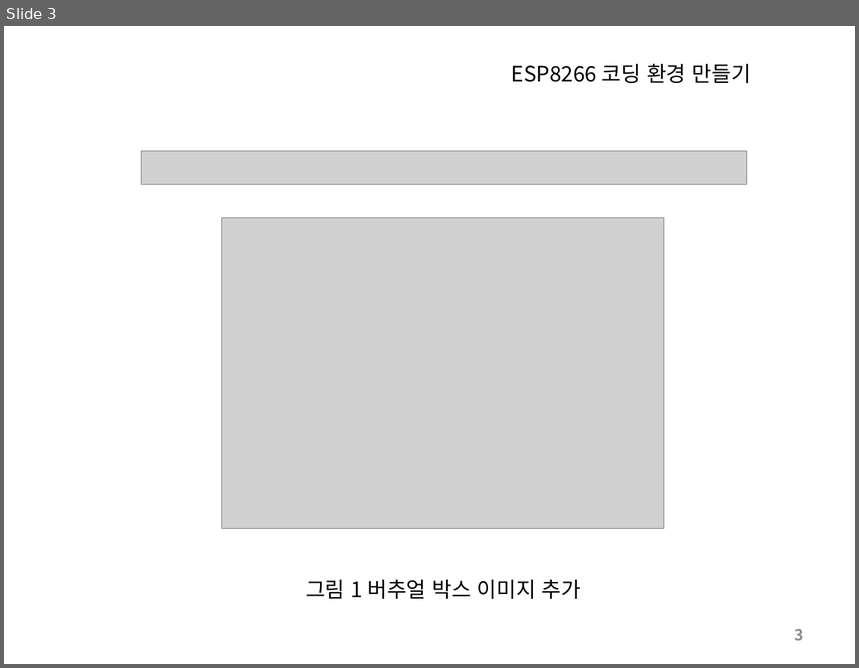
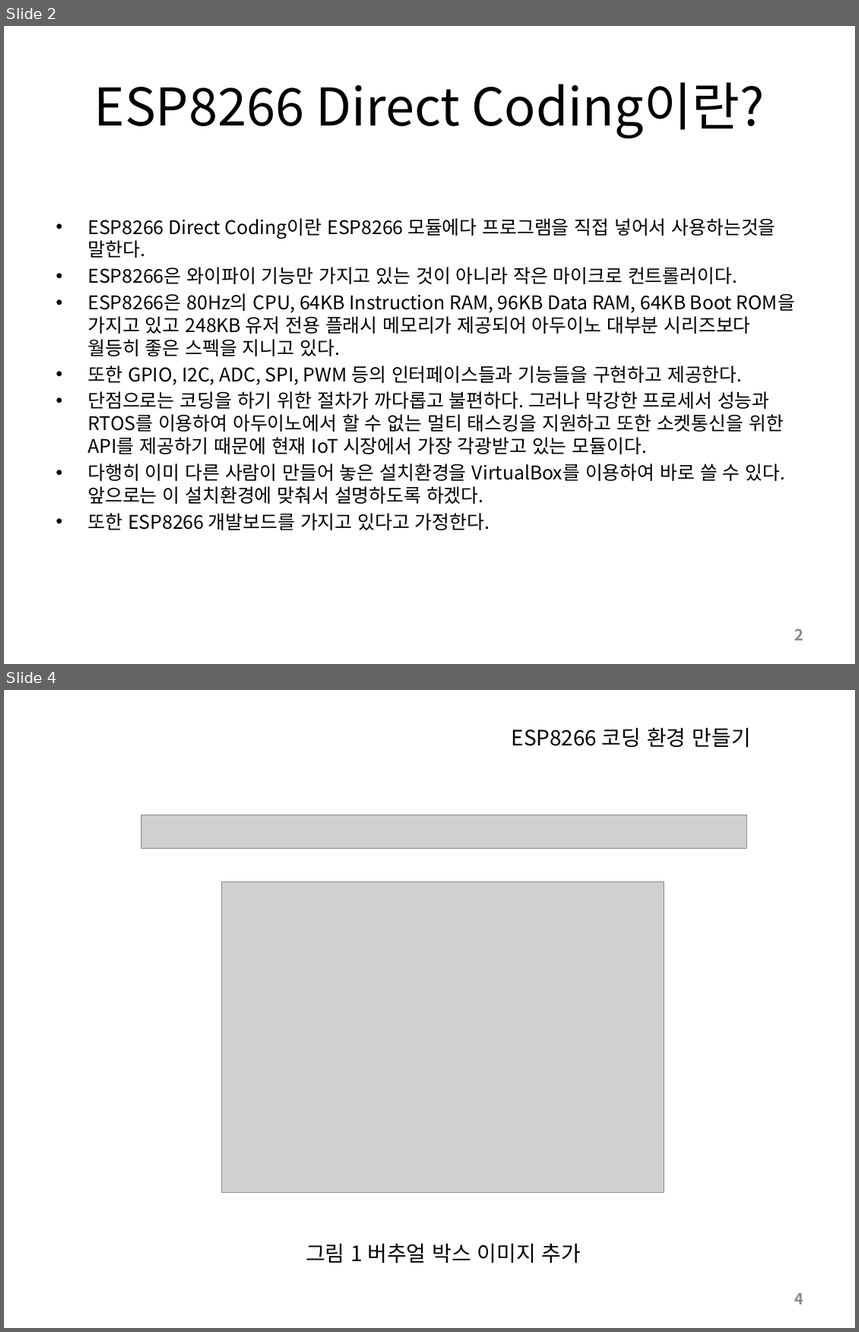
Before and after one commit to SleeperKKY/ESP8266, a slide deck: ESP8266 Direct Coding.pptx. Shown one above the other, each under a label of ours: slide 3 before the commit, slides 2 and 4 after it; the slides between them are not shown. The pictures are 859x668 and 859x1332 pixels, drawn with LibreOffice and Linux fonts; fonts in the diff are those of the drawing; grey boxes stand for pictures. Boxes give left, top, right and bottom in pixels: in the first picture for what was removed or moved away, otherwise in the second. Text is boxed around its words. In the diff, an @@ line names an element or a change of style, - is before the commit and + after.

```diff
--- a/ESP8266 Direct Coding.pptx
+++ b/ESP8266 Direct Coding.pptx
@@ slide 2 added at (4,26,855,664), background #FFFFFF @@
@@ title added at (94,82,765,138), 44 pt, text #000000 @@
+ESP8266 Direct Coding이란?
@@ text added at (88,218,796,531), 16 pt, text #000000 @@
+• ESP8266 Direct Coding이란 ESP8266 모듈에다 프로그램을 직접 넣어서 사용하는것을 말한다.
+• ESP8266은 와이파이 기능만 가지고 있는 것이 아니라 작은 마이크로 컨트롤러이다.
+• ESP8266은 80Hz의 CPU, 64KB Instruction RAM, 96KB Data RAM, 64KB Boot ROM을 가지고 있고 248KB 유저 전용 플래시 메모리가 제공되어 아두이노 대부분 시리즈보다 월등히 좋은 스펙을 지니고 있다.
+• 또한 GPIO, I2C, ADC, SPI, PWM 등의 인터페이스들과 기능들을 구현하고 제공한다.
+• 단점으로는 코딩을 하기 위한 절차가 까다롭고 불편하다. 그러나 막강한 프로세서 성능과 RTOS를 이용하여 아두이노에서 할 수 없는 멀티 태스킹을 지원하고 또한 소켓통신을 위한 API를 제공하기 때문에 현재 IoT 시장에서 가장 각광받고 있는 모듈이다.
+• 다행히 이미 다른 사람이 만들어 놓은 설치환경을 VirtualBox를 이용하여 바로 쓸 수 있다. 앞으로는 이 설치환경에 맞춰서 설명하도록 하겠다.
+• 또한 ESP8266 개발보드를 가지고 있다고 가정한다.
@@ page number added at (795,629,804,641), 13 pt, text #8C8C8C, bold @@
+2
@@ what was slide 3 is now slide 4 @@
@@ page number at (795,1293,804,1305): text changed @@
-3
+4
```
Also in this commit, not shown: 9 slides changed, 4 other slides added.
